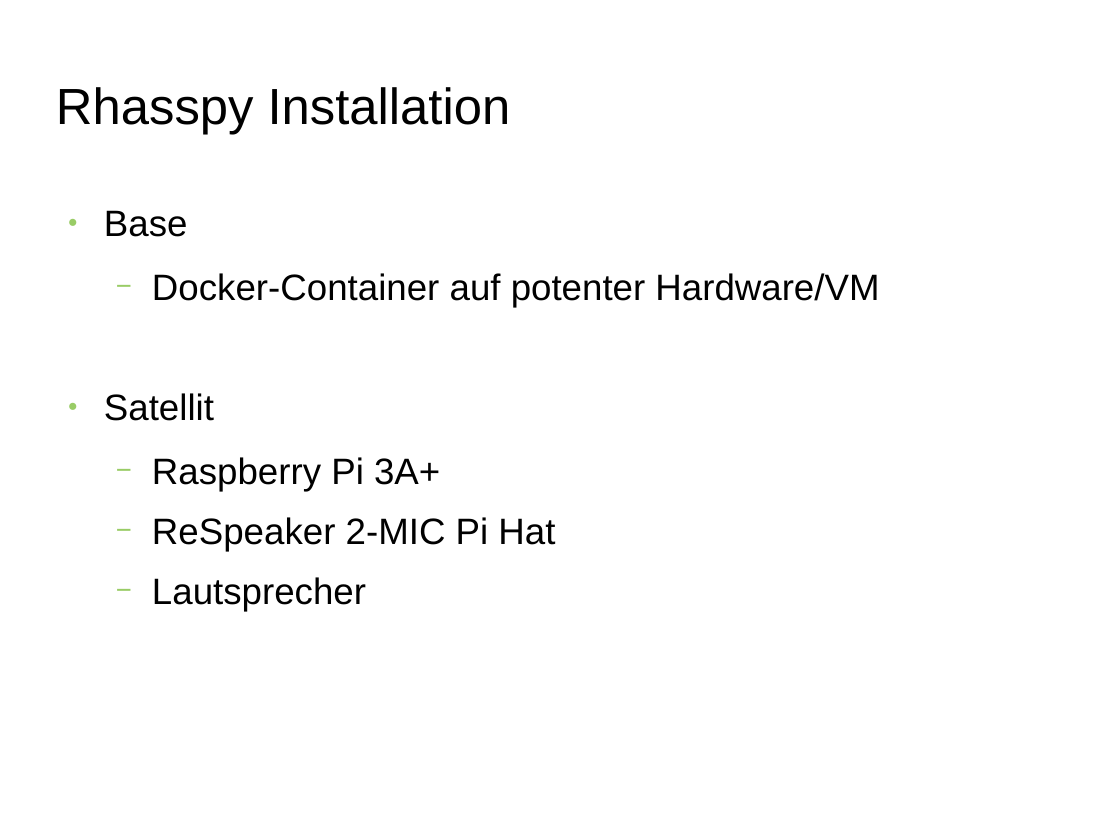
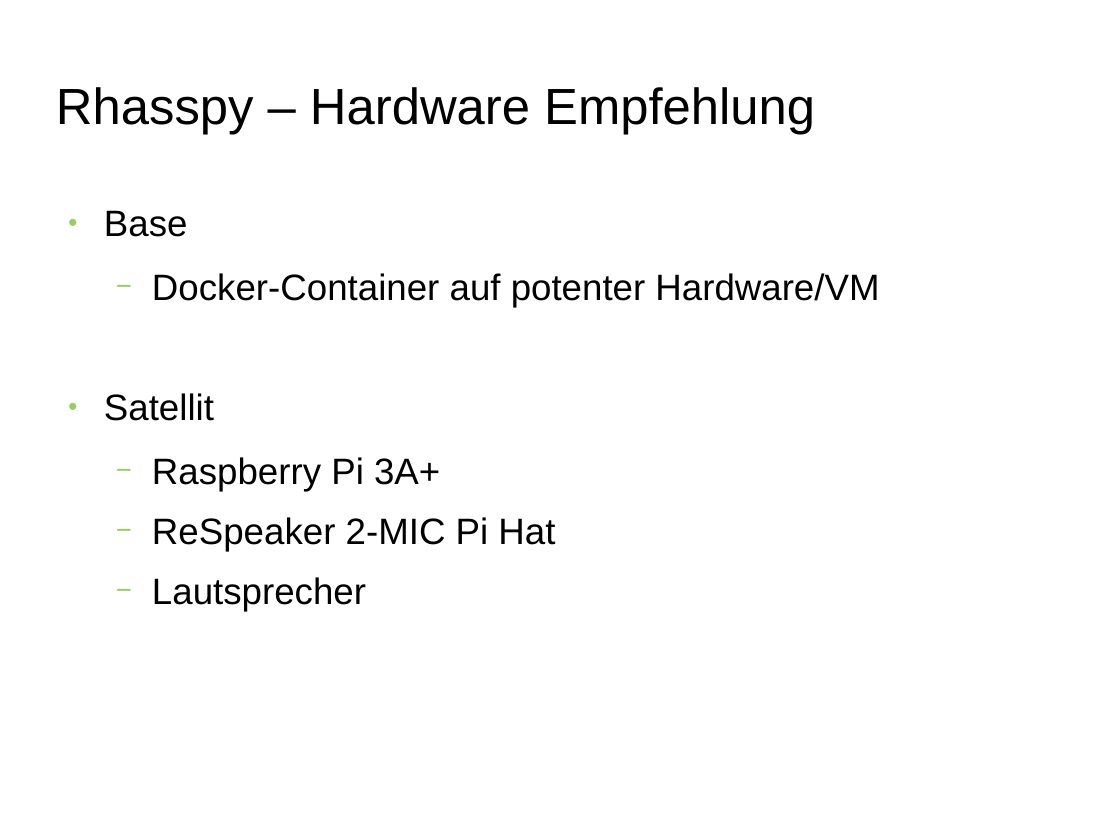
Before and after one commit to drhirn/fhem-rhasspy, a slide deck: slide 4 of fhem-rhasspy.odp (slide 6 before the commit). Drawn at 1120x840 pixels with LibreOffice and Linux fonts; fonts in the diff are those of the drawing; background and template pictures are left out. Boxes give left, top, right and bottom in pixels: in the first picture for what was removed or moved away, otherwise in the second. Text is boxed around its words. In the diff, an @@ line names an element or a change of style, - is before the commit and + after.

```diff
--- a/fhem-rhasspy.odp
+++ b/fhem-rhasspy.odp
@@ title at (56,87,815,134): text changed @@
-Rhasspy Installation
+Rhasspy – Hardware Empfehlung
```
Also in this commit, not shown: 5 other slides changed, 2 other files.
